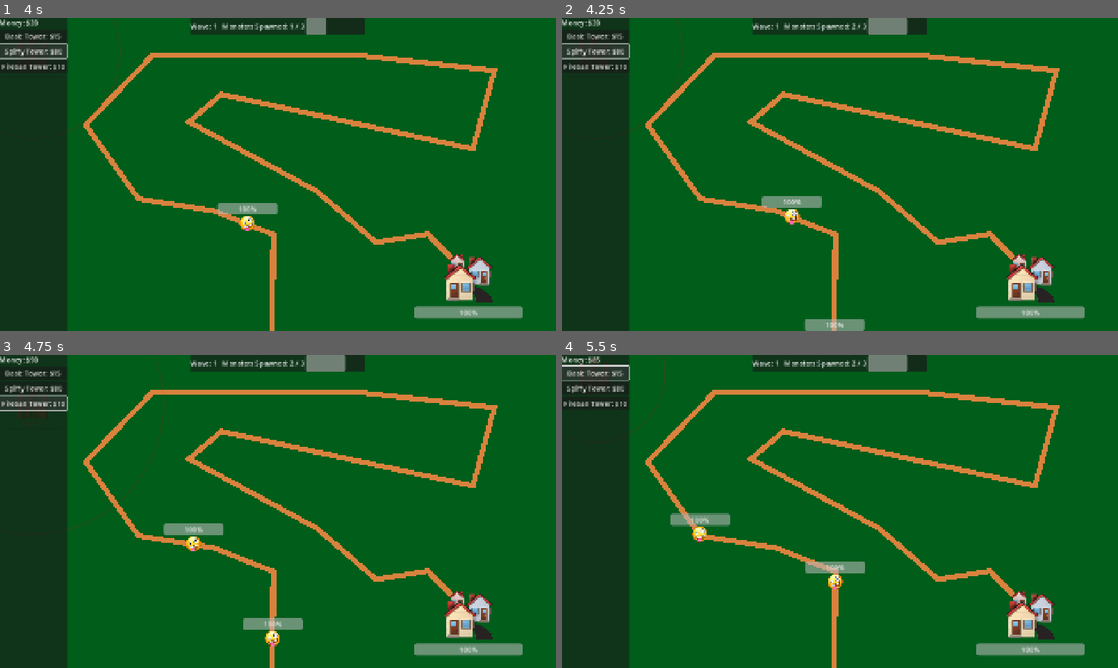
Above: before the commit, frames 1-4 (two rows, left to right).
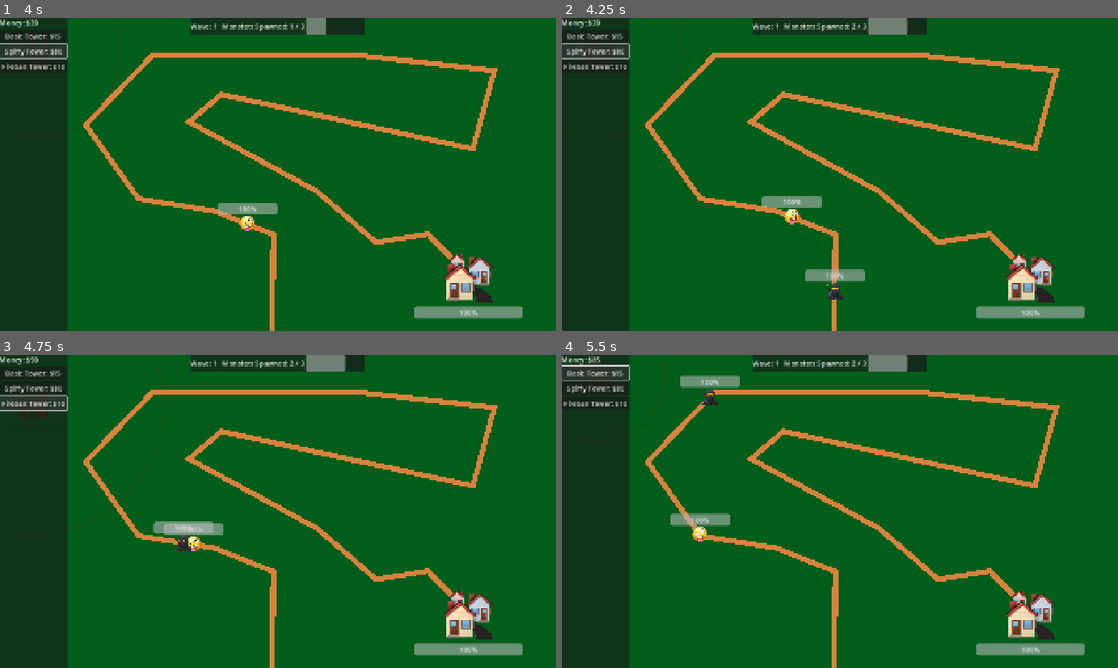
Above: after the commit, the same moments.

Repository: alexcolemandata/tower-defense
Game: Godot game, scene res://Game/game.tscn
Two runs of this game, one before a commit and one after it. Both use one fixed random seed, a clock stepped at 60 frames per second and the inputs below.
Inputs:
- Up to frame 1 (4 s): click "Basic Tower: $15" at 0.5 s; click "Spiffy Tower: $80" at 1.25 s; click "Fireball Tower: $10" at 2 s; click "Basic Tower: $15" at 2.75 s; click "Spiffy Tower: $80" at 3.5 s
- Up to frame 2 (4.25 s): no input
- Up to frame 3 (4.75 s): click "Fireball Tower: $10" at 4.25 s
- Up to frame 4 (5.5 s): click "Basic Tower: $15" at 5 s

Frame 1 is identical in both runs. In frame 2, 0.9% of the frame differs, in the area x 43-55%, y 80-100%; in frame 3, 1.0%; in frame 4, 1.1%, in the area x 21-55%, y 6-75%.

Commit message:
add ninja monster

Diff:
--- /dev/null
+++ b/Monsters/MonsterVariations/lolly_gagger.tres
@@ -0,0 +1,10 @@
+[gd_resource type="Resource" script_class="MonsterStats" load_steps=3 format=3 uid="uid://bd2fp73xxonbw"]
+
+[ext_resource type="Script" uid="uid://bt5ffmv6m016a" path="res://Monsters/monster_stats.gd" id="1_g2bv0"]
+[ext_resource type="Texture2D" uid="uid://b0ox2w53tlsyg" path="res://Monsters/MonsterVariations/lolly_gagger.png" id="2_fhw0t"]
+
+[resource]
+script = ExtResource("1_g2bv0")
+sprite_texture = ExtResource("2_fhw0t")
+death_speech = "I'm Dead Now!"
+metadata/_custom_type_script = "uid://bt5ffmv6m016a"
--- /dev/null
+++ b/Monsters/MonsterVariations/ninja.tres
@@ -0,0 +1,14 @@
+[gd_resource type="Resource" script_class="MonsterStats" load_steps=3 format=3 uid="uid://cbublyn32ri4m"]
+
+[ext_resource type="Script" uid="uid://bt5ffmv6m016a" path="res://Monsters/monster_stats.gd" id="1_6k25l"]
+[ext_resource type="Texture2D" uid="uid://s8tv5uo0tvj1" path="res://Monsters/MonsterVariations/ninja.png" id="2_5bfxo"]
+
+[resource]
+script = ExtResource("1_6k25l")
+gold_on_death = 50
+max_health = 1.0
+speed_perc_per_sec = 20.0
+xp_on_death = 30
+sprite_texture = ExtResource("2_5bfxo")
+death_speech = "Death is Me?"
+metadata/_custom_type_script = "uid://bt5ffmv6m016a"
--- a/Monsters/monster.gd
+++ b/Monsters/monster.gd
@@ -5,34 +5,34 @@
 
 const GOLD = preload("uid://ncncsppuo7x2")
 
-@export var gold_on_death: int = 5
-@export var max_health: float = 10.0
-@export var percent_per_second: float = 5.0
-@export var xp_on_death: int = 10
+@export var stats: MonsterStats = MonsterStats.new()
 
 var destination_town: Town
-var health: float = max_health
+var health: float
 var is_dead: bool = false
 var loot_handler
 
 @onready var health_bar: ProgressBar = %HealthBar
 @onready var speech_box: Label = %SpeechBox
+@onready var sprite_2d: Sprite2D = %Sprite2D
 
 
 func _ready() -> void:
-	health_bar.max_value = max_health
-	health_bar.value = health
+	health_bar.max_value = stats.max_health
+	health_bar.value = stats.max_health
+	health = stats.max_health
+	sprite_2d.texture = stats.sprite_texture
 
 
 func _process(delta: float) -> void:
 	if is_dead:
 		return
 
-	var movement = percent_per_second * delta / 100.0
+	var movement = stats.speed_perc_per_sec * delta / 100.0
 	if progress_ratio + movement >= 1.:
 		attack_town()
 	else:
-		progress_ratio += percent_per_second * delta / 100.0
+		progress_ratio += stats.speed_perc_per_sec * delta / 100.0
 		global_rotation = 0.
 
 
@@ -42,7 +42,7 @@
 
 
 func death_animation() -> void:
-	speech_box.text = "I'm Slain!"
+	speech_box.text = stats.death_speech
 	await get_tree().create_timer(2).timeout
 	destroyed.emit()
 	queue_free()
@@ -60,7 +60,7 @@
 func spawn_loot() -> void:
 	var new_loot: Gold = GOLD.instantiate()
 	new_loot.global_position = global_position
-	new_loot.money_value = gold_on_death
+	new_loot.money_value = stats.gold_on_death
 	new_loot.z_index = 80
 	new_loot.collected.connect(loot_handler.collect_loot)
 	add_sibling(new_loot)
@@ -72,4 +72,4 @@
 	if health <= 0:
 		die()
 		if from.has_method("gain_xp"):
-			from.gain_xp(xp_on_death)
+			from.gain_xp(stats.xp_on_death)
--- a/Monsters/monster.tscn
+++ b/Monsters/monster.tscn
@@ -1,7 +1,7 @@
 [gd_scene load_steps=4 format=3 uid="uid://dt26jdmea8bpa"]
 
 [ext_resource type="Script" uid="uid://dml0sl5curbo" path="res://Monsters/monster.gd" id="1_ga5te"]
-[ext_resource type="Texture2D" uid="uid://b0ox2w53tlsyg" path="res://Monsters/monster.png" id="1_mrqeg"]
+[ext_resource type="Texture2D" uid="uid://b0ox2w53tlsyg" path="res://Monsters/MonsterVariations/lolly_gagger.png" id="1_mrqeg"]
 
 [sub_resource type="CircleShape2D" id="CircleShape2D_mrqeg"]
 radius = 19.104973
@@ -10,6 +10,7 @@
 script = ExtResource("1_ga5te")
 
 [node name="Sprite2D" type="Sprite2D" parent="."]
+unique_name_in_owner = true
 scale = Vector2(0.1, 0.1)
 texture = ExtResource("1_mrqeg")
 
--- /dev/null
+++ b/Monsters/monster_stats.gd
@@ -0,0 +1,9 @@
+class_name MonsterStats
+extends Resource
+
+@export var death_speech: String = "I'm a Test Monster!"
+@export var gold_on_death: int = 5
+@export var max_health: float = 10.0
+@export var speed_perc_per_sec: float = 5.0
+@export var sprite_texture: Texture2D = preload("uid://ca7b6y48g8giy")
+@export var xp_on_death: int = 10
--- a/Monsters/monster_trail.gd
+++ b/Monsters/monster_trail.gd
@@ -3,6 +3,10 @@
 extends Path2D
 
 const MONSTER = preload("uid://dt26jdmea8bpa")
+const monster_variations: Dictionary = {
+	"LollyGagger": preload("uid://bd2fp73xxonbw"),
+	"Ninja": preload("uid://cbublyn32ri4m"),
+}
 
 @export var line_color: Color = Color.WHITE
 @export var line_width: float = 4.
@@ -62,6 +66,10 @@
 
 func spawn_monster() -> Monster:
 	var monster: Monster = MONSTER.instantiate()
+	if (count_monsters % 2) == 1:
+		monster.stats = monster_variations["Ninja"]
+	else:
+		monster.stats = monster_variations["LollyGagger"]
 	monster.destination_town = destination_town
 	monster.loot_handler = loot_handler
 	count_monsters += 1
Binary file added: Monsters/MonsterVariations/dev.png
Not shown, added: Monsters/MonsterVariations/dev.png.import
Renamed: Monsters/monster.png -> Monsters/MonsterVariations/lolly_gagger.png
Not shown, changed: Monsters/MonsterVariations/lolly_gagger.png.import
Binary file added: Monsters/MonsterVariations/ninja.png
Not shown, added: Monsters/MonsterVariations/ninja.png.import
Not shown, added: Monsters/monster_stats.gd.uid
Not shown, added: SpriteTemplate.pxd
Not shown, changed: TODO.md
Not shown, removed: Untitled.pxd
